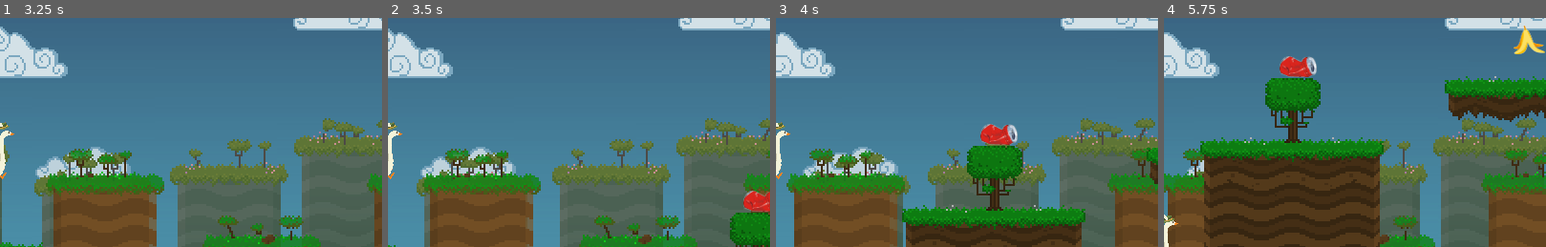
Above: before the commit, frames 1-4 (left to right).
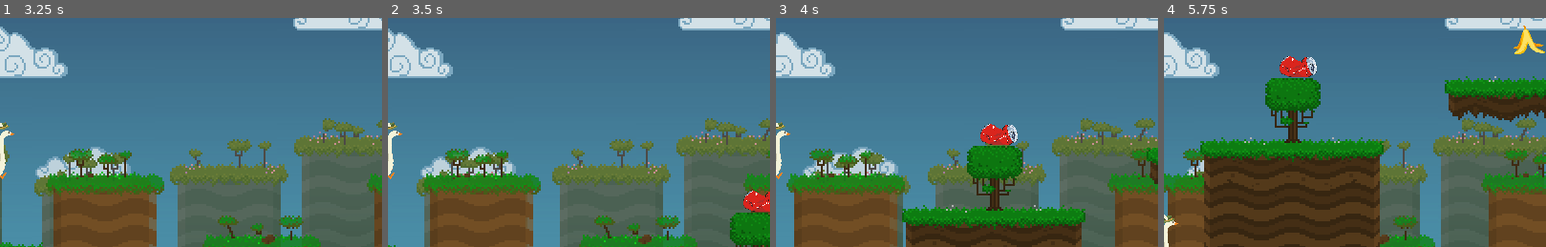
Above: after the commit, the same moments.

Repository: Boyquotes/EcoAventura
Game: Godot game, scene res://src/Main/Game.tscn
Same seed, same stepped clock (60 frames per second), same inputs: the game is played once before the commit and once after it.
Inputs:
- Up to frame 1 (3.25 s): tap Enter (ui_accept) at 0.5, 1.25 s; hold Right (move_right) 0.53-2.03 s; tap Up (jump) at 0.77, 1.52, 3.02 s; hold Left (move_left) 2.03-2.78 s; hold Right (move_right) from 2.78 s (still down)
- Up to frame 2 (3.5 s): keep holding Right (move_right)
- Up to frame 3 (4 s): keep holding Right (move_right); tap Up (jump) at 3.77 s
- Up to frame 4 (5.75 s): release Right (move_right) at 4.28 s; hold Left (move_left) 4.28-5.03 s; tap Up (jump) at 4.52 s; hold Right (move_right) from 5.03 s (still down)
The pictures show only the part of the screen within x 50-100%, y 26-76%; the shares and areas given below are measured in that part.

Frame 1 is identical in both runs. In frame 2, 0.2% of the frame differs, in the area x 93-100%, y 75-85%; in frame 3, 0.3%; in frame 4, 0.5%, in the area x 30-100%, y 3-26%.

Commit message:
refactor parcial

Diff:
--- a/project.godot
+++ b/project.godot
@@ -15,9 +15,9 @@
 "path": "res://src/Actors/Actor.gd"
 }, {
 "base": "Area2D",
-"class": "Coin",
+"class": "Lixo",
 "language": "GDScript",
-"path": "res://src/Objects/Coin.gd"
+"path": "res://src/Objects/Lixo.gd"
 }, {
 "base": "Actor",
 "class": "Player",
@@ -26,7 +26,7 @@
 } ]
 _global_script_class_icons={
 "Actor": "",
-"Coin": "",
+"Lixo": "",
 "Player": ""
 }
 
--- a/src/Actors/Player.tscn
+++ b/src/Actors/Player.tscn
@@ -52,6 +52,7 @@
 
 [node name="Jump" type="AudioStreamPlayer2D" parent="."]
 stream = ExtResource( 3 )
+volume_db = -12.0
 
 [node name="UI" type="CanvasLayer" parent="."]
 layer = 0
--- a/src/Level/Level.tscn
+++ b/src/Level/Level.tscn
@@ -1,9 +1,9 @@
-[gd_scene load_steps=10 format=2]
+[gd_scene load_steps=11 format=2]
 
 [ext_resource path="res://assets/art/tileset/tileset.tres" type="TileSet" id=1]
 [ext_resource path="res://assets/audio/music/music.ogg" type="AudioStream" id=2]
 [ext_resource path="res://src/Platforms/Platform.tscn" type="PackedScene" id=3]
-[ext_resource path="res://src/Objects/Coin.tscn" type="PackedScene" id=4]
+[ext_resource path="res://src/Objects/Lixo.tscn" type="PackedScene" id=4]
 [ext_resource path="res://src/Level/Level.gd" type="Script" id=5]
 [ext_resource path="res://assets/art/platforms/moving_platform.png" type="Texture" id=6]
 [ext_resource path="res://src/Level/ParallaxBackground.tscn" type="PackedScene" id=7]
@@ -56,63 +56,39 @@
 
 [node name="Lixos" type="Node" parent="."]
 
-[node name="latinha" type="Node2D" parent="Lixos"]
-position = Vector2( 269.878, 573.77 )
-
-[node name="lixo" parent="Lixos/latinha" instance=ExtResource( 4 )]
-position = Vector2( 101.122, -34.77 )
+[node name="latinha" parent="Lixos" instance=ExtResource( 4 )]
+position = Vector2( 371, 539 )
 teste = 0
 textura = "res://assets/art/lixo/EcoAventura_#g36.png"
 
-[node name="banana" type="Node2D" parent="Lixos"]
-position = Vector2( 269.878, 573.77 )
-
-[node name="lixo" parent="Lixos/banana" instance=ExtResource( 4 )]
-position = Vector2( 222.122, -48.77 )
+[node name="banana" parent="Lixos" instance=ExtResource( 4 )]
+position = Vector2( 492, 525 )
 textura = "res://assets/art/lixo/EcoAventura_#g52.png"
 
-[node name="peixe" type="Node2D" parent="Lixos"]
-position = Vector2( 269.878, 573.77 )
-
-[node name="lixo" parent="Lixos/peixe" instance=ExtResource( 4 )]
-position = Vector2( 265.122, 35.23 )
+[node name="peixe" parent="Lixos" instance=ExtResource( 4 )]
+position = Vector2( 535, 609 )
 textura = "res://assets/art/lixo/EcoAventura_#g644.png"
 
-[node name="sacola" type="Node2D" parent="Lixos"]
-position = Vector2( 269.878, 573.77 )
-
-[node name="lixo" parent="Lixos/sacola" instance=ExtResource( 4 )]
-position = Vector2( 324.122, -129.77 )
+[node name="sacola" parent="Lixos" instance=ExtResource( 4 )]
+position = Vector2( 594, 444 )
 teste = 0
 textura = "res://assets/art/lixo/EcoAventura_#g630.png"
 
-[node name="maca" type="Node2D" parent="Lixos"]
-position = Vector2( 269.878, 573.77 )
-
-[node name="lixo" parent="Lixos/maca" instance=ExtResource( 4 )]
-position = Vector2( 541.122, -242.77 )
+[node name="maca" parent="Lixos" instance=ExtResource( 4 )]
+position = Vector2( 811, 331 )
 textura = "res://assets/art/lixo/EcoAventura_#g656.png"
 
-[node name="melancia" type="Node2D" parent="Lixos"]
-position = Vector2( 269.878, 573.77 )
-
-[node name="lixo" parent="Lixos/melancia" instance=ExtResource( 4 )]
-position = Vector2( 207.122, -318.77 )
+[node name="melancia" parent="Lixos" instance=ExtResource( 4 )]
+position = Vector2( 477, 255 )
 textura = "res://assets/art/lixo/EcoAventura_#g676.png"
 
-[node name="garrafa" type="Node2D" parent="Lixos"]
-position = Vector2( 269.878, 573.77 )
-
-[node name="lixo" parent="Lixos/garrafa" instance=ExtResource( 4 )]
-position = Vector2( 143.122, -387.77 )
+[node name="garrafa" parent="Lixos" instance=ExtResource( 4 )]
+position = Vector2( 413, 186 )
 teste = 0
 textura = "res://assets/art/lixo/EcoAventura_#g694.png"
 
-[node name="telinha" type="Node2D" parent="Lixos"]
-position = Vector2( 269.878, 573.77 )
-
-[node name="lixo" parent="Lixos/telinha" instance=ExtResource( 4 )]
-position = Vector2( 16.122, -336.77 )
+[node name="telinha" parent="Lixos" instance=ExtResource( 4 )]
+position = Vector2( 286, 237 )
 teste = 0
 textura = "res://assets/art/lixo/EcoAventura_#g710.png"
 
--- a/src/Objects/Coin.gd
+++ /dev/null
@@ -1,46 +0,0 @@
-class_name Coin
-extends Area2D
-# Collectible that disappears when the player touches it.
-
-
-onready var animation_player = $AnimationPlayer
-onready var sprite = $sprite
-enum tipoLixo { reciclavel, organico }
-
-onready var level = get_parent().get_parent().get_parent()
-
-export(tipoLixo) var teste = tipoLixo.organico
-export(String, FILE, "*.png") var textura
-
-# The Coins only detects collisions with the Player thanks to its collision mask.
-# This prevents other characters such as enemies from picking up coins.
-func _ready():
-	var image = Image.new()
-	image.load(textura)
-	var texture = ImageTexture.new()
-	texture.create_from_image(image)
-	sprite.set_texture(texture)
-#	if teste == tipoLixo.reciclavel:
-#		get_node("latinha").visible = false
-#	elif teste == tipoLixo.organico:
-#		get_node("peixe").visible = false
-#	else:
-#		get_node("banana").visible = false
-# When the player collides with a coin, the coin plays its "picked" animation.
-# The animation takes cares of making the coin disappear, but also deactivates its
-# collisions and frees it from memory, saving us from writing more complex code.
-# Click the AnimationPlayer node to see the animation timeline.
-
-func _on_body_entered(_body):
-	if teste == tipoLixo.organico:
-		if level.collectedCoin < 4:
-			animation_player.play("picked")
-			level.collectedCoin += 1
-	elif teste == tipoLixo.reciclavel:
-		if level.collectedCoin >= 4:
-			animation_player.play("picked")
-	if level.collectedCoin >= 4:
-		level.uiLixo.setLixo(2)
-#func _on_body_entered(_body):
-#	animation_player.play("picked")
-#	_body.emit_signal("collect_coin")
--- /dev/null
+++ b/src/Objects/Lixo.gd
@@ -0,0 +1,26 @@
+class_name Lixo
+extends Area2D
+
+onready var animation_player = $AnimationPlayer
+onready var sprite = $sprite
+enum tipoLixo { reciclavel, organico }
+
+onready var level = get_parent().get_parent()
+
+export(tipoLixo) var teste = tipoLixo.organico
+export(String, FILE, "*.png") var textura
+
+func _ready():
+	var texture = load(textura)
+	sprite.set_texture(texture)
+
+func _on_body_entered(_body):
+	if teste == tipoLixo.organico:
+		if level.collectedCoin < 4:
+			animation_player.play("picked")
+			level.collectedCoin += 1
+	elif teste == tipoLixo.reciclavel:
+		if level.collectedCoin >= 4:
+			animation_player.play("picked")
+	if level.collectedCoin >= 4:
+		level.uiLixo.setLixo(2)
--- a/src/Objects/Coin.tscn
+++ b/src/Objects/Lixo.tscn
@@ -1,7 +1,7 @@
 [gd_scene load_steps=7 format=2]
 
 [ext_resource path="res://assets/audio/sfx/coin_pickup.wav" type="AudioStream" id=3]
-[ext_resource path="res://src/Objects/Coin.gd" type="Script" id=4]
+[ext_resource path="res://src/Objects/Lixo.gd" type="Script" id=4]
 [ext_resource path="res://assets/art/lixo/EcoAventura_#g36.png" type="Texture" id=5]
 
 [sub_resource type="Animation" id=1]
@@ -86,7 +86,7 @@
 
 [sub_resource type="CircleShape2D" id=3]
 
-[node name="Coin" type="Area2D"]
+[node name="Lixo" type="Area2D"]
 collision_layer = 0
 monitoring = false
 monitorable = false
